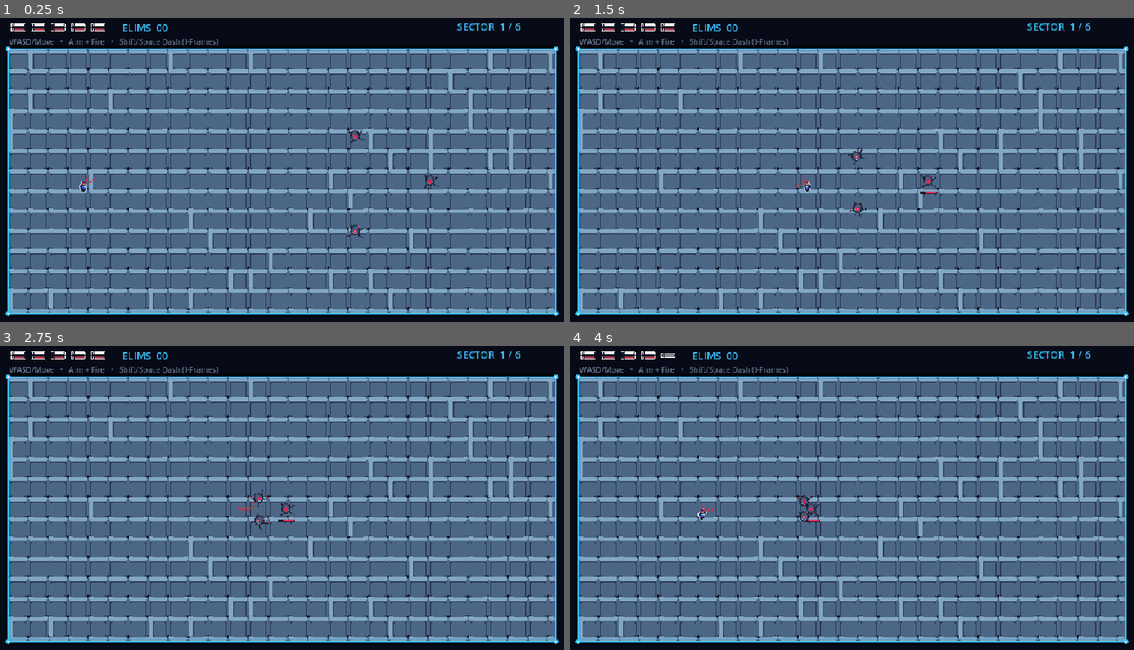
Above: before the commit, frames 1-4 (two rows, left to right).
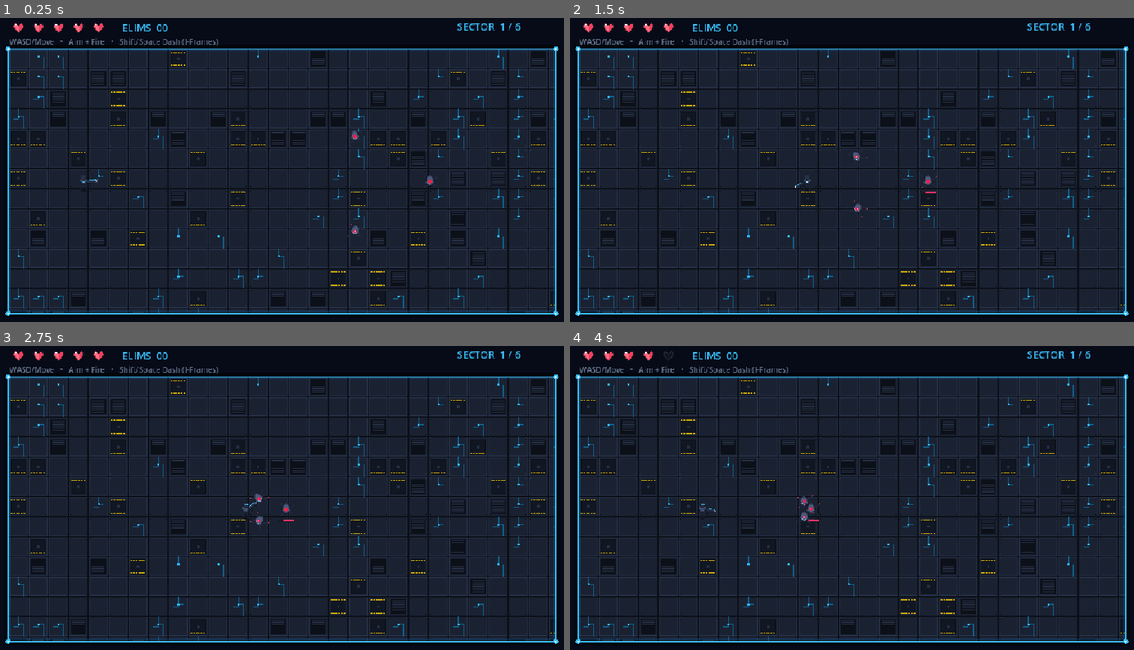
Above: after the commit, the same moments.

Repository: DaKaufeeBoii/GLITCH-RUN
Game: Godot game, scene res://scenes/main.tscn
Same seed, same stepped clock (60 frames per second), same inputs: the game is played once before the commit and once after it.
Inputs (mouse positions are in pixels of both pictures, inside the frame that each line leads up to):
- Up to frame 1 (0.25 s): no input
- Up to frame 2 (1.5 s): move the mouse to (981, 160) at 0.52 s; hold Right (ui_right) 0.53-1.25 s; hold Shift 0.53-1.25 s; click (981, 160) at 0.67 s; tap Space at 0.77 s; drag from (733, 194) to (823, 246) at 1.27 s
- Up to frame 3 (2.75 s): move the mouse to (344, 431) at 2.02 s; hold Right (ui_right) from 2.03 s (still down); hold Shift from 2.03 s (still down)
- Up to frame 4 (4 s): release Right (ui_right) at 2.75 s; release Shift at 2.75 s; drag from (823, 574) to (671, 455) at 2.77 s; move the mouse to (1032, 555) at 3.52 s; hold Left (ui_left) from 3.53 s (still down); hold Shift from 3.53 s (still down); tap Space at 3.77 s

The runs differ from the first frame. In frame 1, 83% of the frame differs, in the area x 1-99%, y 1-98%; in frame 2, 83%; in frame 3, 83%; in frame 4, 83%.

Commit message:
feat(assets): delete demo pack and replace with 100% custom generated pixel art

Diff:
--- a/scripts/game.gd
+++ b/scripts/game.gd
@@ -8,9 +8,7 @@
 const DASHER_SCENE := preload("res://scenes/enemies/dasher.tscn")
 const BOSS_SCENE := preload("res://scenes/enemies/boss.tscn")
 const TOUCH_CONTROLS := preload("res://scripts/mobile_controls.gd")
-
-const TILESET_TEX := preload("res://assets/Tech Dungeon Roguelite - Asset Pack (DEMO)/tileset x1.png")
-const UI_TEX := preload("res://assets/Tech Dungeon Roguelite - Asset Pack (DEMO)/UI/ui x1.png")
+const ASSET_LOADER := preload("res://scripts/asset_loader.gd")
 
 const BEHAVIOR_TRACKER_SCRIPT := preload("res://scripts/behavior_tracker.gd")
 const ADAPTIVE_DIRECTOR_SCRIPT := preload("res://scripts/adaptive_director.gd")
@@ -18,12 +16,16 @@
 
 const ROOM_RECT := Rect2(42.0, 64.0, 876.0, 424.0)
 
-# Floor tile coordinates in tileset x1.png (32x32)
-const FLOOR_TILE_BASE := Rect2(128, 32, 32, 32) # (4, 1)
-const FLOOR_TILE_GRID := Rect2(192, 32, 32, 32) # (6, 1)
-const FLOOR_TILE_VENT := Rect2(384, 32, 32, 32) # (12, 1)
-const FLOOR_TILE_HATCH := Rect2(448, 32, 32, 32) # (14, 1)
-const OBSTACLE_TILE := Rect2(1024, 32, 32, 32) # (32, 1)
+# Custom tileset coordinates (32x32 tiles in assets/environment/tileset.png)
+const FLOOR_TILE_BASE := Rect2(0, 0, 32, 32)
+const FLOOR_TILE_CIRCUIT := Rect2(32, 0, 32, 32)
+const FLOOR_TILE_VENT := Rect2(64, 0, 32, 32)
+const FLOOR_TILE_HATCH := Rect2(96, 0, 32, 32)
+const OBSTACLE_SERVER := Rect2(0, 64, 32, 32)
+const OBSTACLE_GENERATOR := Rect2(32, 64, 32, 32)
+
+var tileset_tex: Texture2D
+var hearts_tex: Texture2D
 
 var player: CharacterBody2D
 var active_enemies: Array[Node2D] = []
@@ -78,6 +80,9 @@
 
 
 func _ready() -> void:
+	tileset_tex = ASSET_LOADER.load_texture("res://assets/environment/tileset.png")
+	hearts_tex = ASSET_LOADER.load_texture("res://assets/ui/hearts.png")
+
 	tracker = BEHAVIOR_TRACKER_SCRIPT.new()
 	director = ADAPTIVE_DIRECTOR_SCRIPT.new()
 
@@ -134,7 +139,6 @@
 	if not is_instance_valid(hearts_box) or not is_instance_valid(player):
 		return
 
-	# Rebuild heart slots if max health changed
 	while hearts_box.get_child_count() < player.max_health:
 		var tr := TextureRect.new()
 		tr.custom_minimum_size = Vector2(28, 28)
@@ -157,24 +161,26 @@
 	var sec_idx: int = rs.current_room_index if rs else 0
 	var tint: Color = sector_tints[clampi(sec_idx, 0, sector_tints.size() - 1)]
 
-	# 1. Modular Floor Panels from tileset x1.png
-	for x in range(int(ROOM_RECT.position.x), int(ROOM_RECT.end.x), 32):
-		for y in range(int(ROOM_RECT.position.y), int(ROOM_RECT.end.y), 32):
-			var w := minf(32.0, ROOM_RECT.end.x - float(x))
-			var h := minf(32.0, ROOM_RECT.end.y - float(y))
-			var dest := Rect2(float(x), float(y), w, h)
-
-			# Deterministic pattern hash based on coordinates
-			var hash_val := ((x * 73856093) ^ (y * 19349663) ^ (sec_idx * 83492791)) % 100
-			var src := FLOOR_TILE_BASE
-			if hash_val < 8:
-				src = FLOOR_TILE_VENT
-			elif hash_val < 18:
-				src = FLOOR_TILE_GRID
-			elif hash_val < 24:
-				src = FLOOR_TILE_HATCH
-
-			draw_texture_rect_region(TILESET_TEX, dest, Rect2(src.position.x, src.position.y, w, h), tint)
+	# 1. Custom Modular Floor Panels
+	if tileset_tex:
+		for x in range(int(ROOM_RECT.position.x), int(ROOM_RECT.end.x), 32):
+			for y in range(int(ROOM_RECT.position.y), int(ROOM_RECT.end.y), 32):
+				var w := minf(32.0, ROOM_RECT.end.x - float(x))
+				var h := minf(32.0, ROOM_RECT.end.y - float(y))
+				var dest := Rect2(float(x), float(y), w, h)
+
+				var hash_val := ((x * 73856093) ^ (y * 19349663) ^ (sec_idx * 83492791)) % 100
+				var src := FLOOR_TILE_BASE
+				if hash_val < 10:
+					src = FLOOR_TILE_VENT
+				elif hash_val < 22:
+					src = FLOOR_TILE_CIRCUIT
+				elif hash_val < 30:
+					src = FLOOR_TILE_HATCH
+
+				draw_texture_rect_region(tileset_tex, dest, Rect2(src.position.x, src.position.y, w, h), tint)
+	else:
+		draw_rect(ROOM_RECT, Color("0b0f19"), true)
 
 	# 2. Outer arena perimeter & neon hazard rails
 	draw_rect(ROOM_RECT.grow(4.0), Color(0.01, 0.02, 0.04, 0.95), false, 4.0)
@@ -195,17 +201,18 @@
 	# 3. Hand-authored obstacles with server/terminal textures and telemetry LEDs
 	var ticks := Time.get_ticks_msec()
 	for r in obstacle_rects:
-		# Drop shadow beneath obstacles
 		draw_rect(Rect2(r.position.x + 3.0, r.position.y + 4.0, r.size.x, r.size.y), Color(0.0, 0.0, 0.0, 0.55), true)
 
-		# Textured server body
-		for ox in range(int(r.position.x), int(r.end.x), 32):
-			for oy in range(int(r.position.y), int(r.end.y), 32):
-				var ow := minf(32.0, r.end.x - float(ox))
-				var oh := minf(32.0, r.end.y - float(oy))
-				draw_texture_rect_region(TILESET_TEX, Rect2(float(ox), float(oy), ow, oh), Rect2(OBSTACLE_TILE.position.x, OBSTACLE_TILE.position.y, ow, oh), Color(0.85, 0.92, 1.0))
-
-		# Reinforced neon cyber rim
+		if tileset_tex:
+			for ox in range(int(r.position.x), int(r.end.x), 32):
+				for oy in range(int(r.position.y), int(r.end.y), 32):
+					var ow := minf(32.0, r.end.x - float(ox))
+					var oh := minf(32.0, r.end.y - float(oy))
+					var obs_src := OBSTACLE_SERVER if (ox + oy) % 64 == 0 else OBSTACLE_GENERATOR
+					draw_texture_rect_region(tileset_tex, Rect2(float(ox), float(oy), ow, oh), Rect2(obs_src.position.x, obs_src.position.y, ow, oh), Color(0.9, 0.95, 1.0))
+		else:
+			draw_rect(r, Color("1e293b"), true)
+
 		draw_rect(r, Color("1e293b"), false, 2.0)
 		draw_line(r.position, Vector2(r.end.x, r.position.y), Color("38bdf8"), 2.0)
 
@@ -297,25 +304,21 @@
 	boss_ref = null
 	boss_bar_bg.visible = false
 
-	# Clear previous room obstacles and projectiles
 	for obs in active_obstacles:
 		if is_instance_valid(obs):
 			obs.queue_free()
 	active_obstacles.clear()
 	obstacle_rects.clear()
 
-	# Clear lingering projectiles
 	for child in get_children():
 		if child.is_in_group("projectiles") or child.has_method("_on_body_entered"):
 			child.queue_free()
 
-	# Reset player position to center-left
 	if is_instance_valid(player):
 		player.position = Vector2(ROOM_RECT.position.x + 120.0, ROOM_RECT.get_center().y)
 
 	active_enemies.clear()
 
-	# Adaptive Director evaluation
 	var speed_mult := 1.0
 	var telegraph_mult := 1.0
 
@@ -332,7 +335,6 @@
 		telegraph_mult = decision.enemy_telegraph_mult
 		_show_director_banner(decision.banner_title, decision.banner_sub)
 
-		# Spawn tactical counter reinforcements based on player profile
 		if decision.extra_dashers > 0:
 			_spawn_enemy(DASHER_SCENE, Vector2(620, 150), speed_mult, telegraph_mult)
 		if decision.extra_shooters > 0:
@@ -342,7 +344,6 @@
 
 	damage_taken_this_sector = 0
 
-	# Hand-authored room layouts & encounters
 	match index:
 		0:
 			# Room 1: Calibration (Open room, 3 Chasers)
@@ -439,7 +440,6 @@
 	if rs:
 		rs.on_enemy_eliminated()
 
-	# Check wave clearance
 	if active_enemies.is_empty() and not room_cleared:
 		room_cleared = true
 		_on_room_cleared()
@@ -532,14 +532,15 @@
 	ui_layer.process_mode = Node.PROCESS_MODE_ALWAYS
 	add_child(ui_layer)
 
-	# Full and Empty Heart textures from UI/ui x1.png
-	full_heart_tex = AtlasTexture.new()
-	full_heart_tex.atlas = UI_TEX
-	full_heart_tex.region = Rect2(0, 0, 32, 32)
-
-	empty_heart_tex = AtlasTexture.new()
-	empty_heart_tex.atlas = UI_TEX
-	empty_heart_tex.region = Rect2(32, 0, 32, 32)
+	# Full and Empty Heart textures from assets/ui/hearts.png
+	if hearts_tex:
+		full_heart_tex = AtlasTexture.new()
+		full_heart_tex.atlas = hearts_tex
+		full_heart_tex.region = Rect2(0, 0, 32, 32)
+
+		empty_heart_tex = AtlasTexture.new()
+		empty_heart_tex.atlas = hearts_tex
+		empty_heart_tex.region = Rect2(32, 0, 32, 32)
 
 	# Top Status Bar Container
 	var top_bar := HBoxContainer.new()
--- a/scripts/player.gd
+++ b/scripts/player.gd
@@ -1,6 +1,6 @@
 extends CharacterBody2D
 ## Production-grade cyberpunk pixel-art player with multi-animation state machine,
-## aiming weapon pivot, dash ghost trails, and mobile/desktop controls.
+## aiming blaster weapon pivot, dash ghost trails, and mobile/desktop controls.
 
 signal health_changed(current: int, maximum: int)
 signal died
@@ -8,7 +8,7 @@
 signal damaged(amount: int)
 
 const PROJECTILE_SCENE := preload("res://scenes/weapons/projectile.tscn")
-const PLAYER_TEX := preload("res://assets/Tech Dungeon Roguelite - Asset Pack (DEMO)/Players/players blue x1.png")
+const ASSET_LOADER := preload("res://scripts/asset_loader.gd")
 
 const MOVE_SPEED := 245.0
 const DASH_SPEED := 720.0
@@ -49,44 +49,46 @@
 
 
 func _setup_visual_components() -> void:
-	# Build multi-animation SpriteFrames dynamically from players blue x1.png
+	var sheet_tex := ASSET_LOADER.load_texture("res://assets/player/player_sheet.png")
+	var blaster_tex := ASSET_LOADER.load_texture("res://assets/player/blaster.png")
+
 	var frames := SpriteFrames.new()
 
-	# 1. Idle (Row 0 Col 0 + Row 1 Cols 0, 1, 2)
-	frames.add_animation("idle")
-	frames.set_animation_speed("idle", 6.0)
-	frames.set_animation_loop("idle", true)
-	frames.add_frame("idle", _make_atlas(0, 0))
-	for c in range(3):
-		frames.add_frame("idle", _make_atlas(c, 1))
-
-	# 2. Run (Row 2 Cols 0..5)
-	frames.add_animation("run")
-	frames.set_animation_speed("run", 10.0)
-	frames.set_animation_loop("run", true)
-	for c in range(6):
-		frames.add_frame("run", _make_atlas(c, 2))
-
-	# 3. Dash (Row 3 Cols 0..4)
-	frames.add_animation("dash")
-	frames.set_animation_speed("dash", 14.0)
-	frames.set_animation_loop("dash", false)
-	for c in range(5):
-		frames.add_frame("dash", _make_atlas(c, 3))
-
-	# 4. Hurt (Row 4 Cols 0..4)
-	frames.add_animation("hurt")
-	frames.set_animation_speed("hurt", 12.0)
-	frames.set_animation_loop("hurt", false)
-	for c in range(5):
-		frames.add_frame("hurt", _make_atlas(c, 4))
-
-	# 5. Death (Row 5 Cols 0..7)
-	frames.add_animation("death")
-	frames.set_animation_speed("death", 8.0)
-	frames.set_animation_loop("death", false)
-	for c in range(8):
-		frames.add_frame("death", _make_atlas(c, 5))
+	if sheet_tex:
+		# 1. Idle (Row 0, 4 frames)
+		frames.add_animation("idle")
+		frames.set_animation_speed("idle", 6.0)
+		frames.set_animation_loop("idle", true)
+		for c in range(4):
+			frames.add_frame("idle", _make_atlas(sheet_tex, c, 0))
+
+		# 2. Run (Row 1, 6 frames)
+		frames.add_animation("run")
+		frames.set_animation_speed("run", 10.0)
+		frames.set_animation_loop("run", true)
+		for c in range(6):
+			frames.add_frame("run", _make_atlas(sheet_tex, c, 1))
+
+		# 3. Dash (Row 2, 4 frames)
+		frames.add_animation("dash")
+		frames.set_animation_speed("dash", 14.0)
+		frames.set_animation_loop("dash", false)
+		for c in range(4):
+			frames.add_frame("dash", _make_atlas(sheet_tex, c, 2))
+
+		# 4. Hurt (Row 3, 4 frames)
+		frames.add_animation("hurt")
+		frames.set_animation_speed("hurt", 12.0)
+		frames.set_animation_loop("hurt", false)
+		for c in range(4):
+			frames.add_frame("hurt", _make_atlas(sheet_tex, c, 3))
+
+		# 5. Death (Row 4, 6 frames)
+		frames.add_animation("death")
+		frames.set_animation_speed("death", 8.0)
+		frames.set_animation_loop("death", false)
+		for c in range(6):
+			frames.add_frame("death", _make_atlas(sheet_tex, c, 4))
 
 	anim_sprite = AnimatedSprite2D.new()
 	anim_sprite.name = "PlayerSprite"
@@ -94,18 +96,17 @@
 	anim_sprite.play("idle")
 	add_child(anim_sprite)
 
-	# Dedicated Blaster Weapon Sprite (Row 0 Col 1)
+	# Dedicated Blaster Weapon Sprite
 	gun_sprite = Sprite2D.new()
 	gun_sprite.name = "Blaster"
-	gun_sprite.texture = _make_atlas(1, 0)
-	# Center pivot around weapon handle
+	gun_sprite.texture = blaster_tex
 	gun_sprite.offset = Vector2(0, 0)
 	add_child(gun_sprite)
 
 
-func _make_atlas(col: int, row: int) -> AtlasTexture:
+func _make_atlas(tex: Texture2D, col: int, row: int) -> AtlasTexture:
 	var at := AtlasTexture.new()
-	at.atlas = PLAYER_TEX
+	at.atlas = tex
 	at.region = Rect2(col * 32, row * 32, 32, 32)
 	return at
 
@@ -214,13 +215,14 @@
 
 func _spawn_dash_ghost(has_static_blink: bool) -> void:
 	var ghost := Sprite2D.new()
-	var current_frame_tex := anim_sprite.sprite_frames.get_frame_texture(anim_sprite.animation, anim_sprite.frame)
-	ghost.texture = current_frame_tex
+	if anim_sprite.sprite_frames and anim_sprite.sprite_frames.has_animation(anim_sprite.animation):
+		var frame_count := anim_sprite.sprite_frames.get_frame_count(anim_sprite.animation)
+		if anim_sprite.frame < frame_count:
+			ghost.texture = anim_sprite.sprite_frames.get_frame_texture(anim_sprite.animation, anim_sprite.frame)
 	ghost.global_position = global_position
 	ghost.flip_h = anim_sprite.flip_h
 	ghost.z_index = z_index - 1
 
-	# Neon cyan or hyper violet for static blink
 	var ghost_color := Color("c084fc") if has_static_blink else Color("38bdf8")
 	ghost_color.a = 0.55
 	ghost.modulate = ghost_color
@@ -265,7 +267,6 @@
 
 
 func _apply_dash_damage() -> void:
-	# Deal contact shock damage to nearby enemies during static blink
 	for enemy in get_tree().get_nodes_in_group("enemies"):
 		if is_instance_valid(enemy) and global_position.distance_to(enemy.global_position) < 42.0:
 			if enemy.has_method("take_damage"):
@@ -273,7 +274,6 @@
 
 
 func take_damage(amount: int) -> void:
-	# i-frames during dash or invulnerability cooldown
 	if dead or damage_cooldown > 0.0 or dash_time > 0.0:
 		return
 	health = maxi(0, health - amount)
@@ -309,7 +309,6 @@
 	if count == 1:
 		_spawn_bullet(aim_direction, extra_dmg)
 	else:
-		# Twin spread shot
 		_spawn_bullet(aim_direction.rotated(-0.08), extra_dmg)
 		_spawn_bullet(aim_direction.rotated(0.08), extra_dmg)
 
@@ -323,7 +322,6 @@
 
 
 func _draw() -> void:
-	# Draw static electric arc during static blink dash
 	var rs = get_node_or_null("/root/RunState")
 	if dash_time > 0.0 and rs and rs.dash_damage:
 		for i in range(4):
Not shown, removed: assets/Tech Dungeon Roguelite - Asset Pack (DEMO)/Players/8x13 Cells.txt
Binary file removed: assets/Tech Dungeon Roguelite - Asset Pack (DEMO)/Players/No Outlines/players blue x1.png
Binary file removed: assets/Tech Dungeon Roguelite - Asset Pack (DEMO)/Players/No Outlines/players blue x2.png
Binary file removed: assets/Tech Dungeon Roguelite - Asset Pack (DEMO)/Players/No Outlines/players blue x3.png
Binary file removed: assets/Tech Dungeon Roguelite - Asset Pack (DEMO)/Players/players blue x1.png
Binary file removed: assets/Tech Dungeon Roguelite - Asset Pack (DEMO)/Players/players blue x2.png
Binary file removed: assets/Tech Dungeon Roguelite - Asset Pack (DEMO)/Players/players blue x3.png
Not shown, removed: assets/Tech Dungeon Roguelite - Asset Pack (DEMO)/Players/players blue x3.png.import
Not shown, removed: assets/Tech Dungeon Roguelite - Asset Pack (DEMO)/Read Me.txt
Not shown, removed: assets/Tech Dungeon Roguelite - Asset Pack (DEMO)/UI/20x11 Cells.txt
Binary file removed: assets/Tech Dungeon Roguelite - Asset Pack (DEMO)/UI/ui x1.png
Binary file removed: assets/Tech Dungeon Roguelite - Asset Pack (DEMO)/UI/ui x2.png
(and 29 more such lines)
